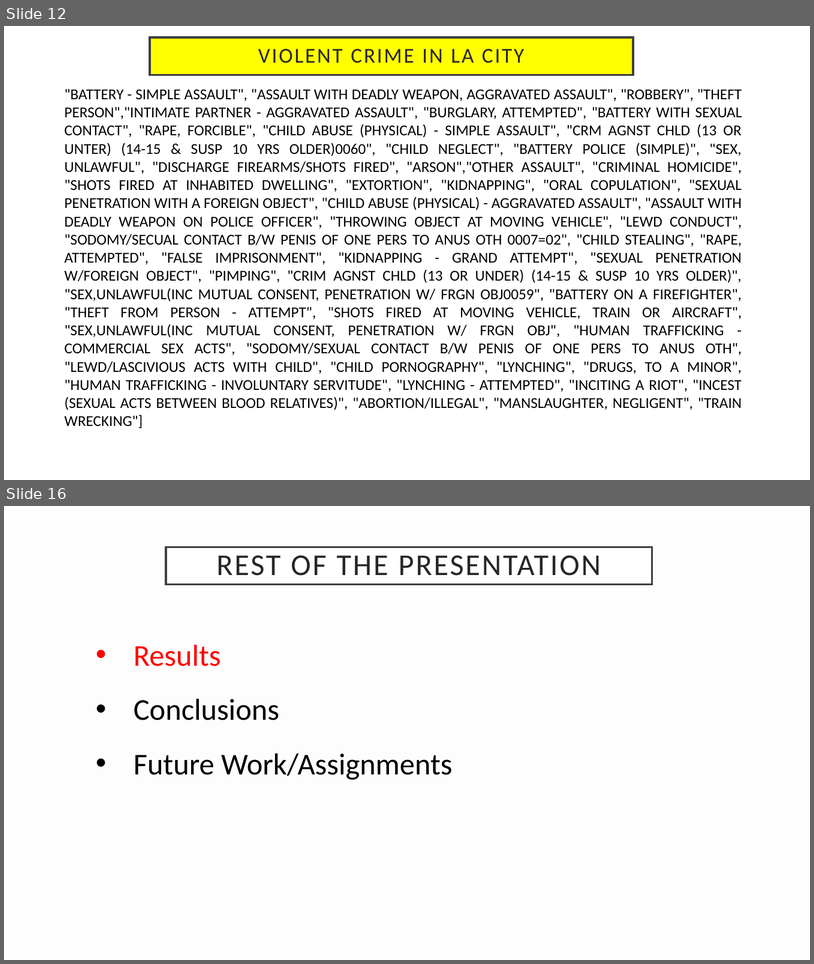
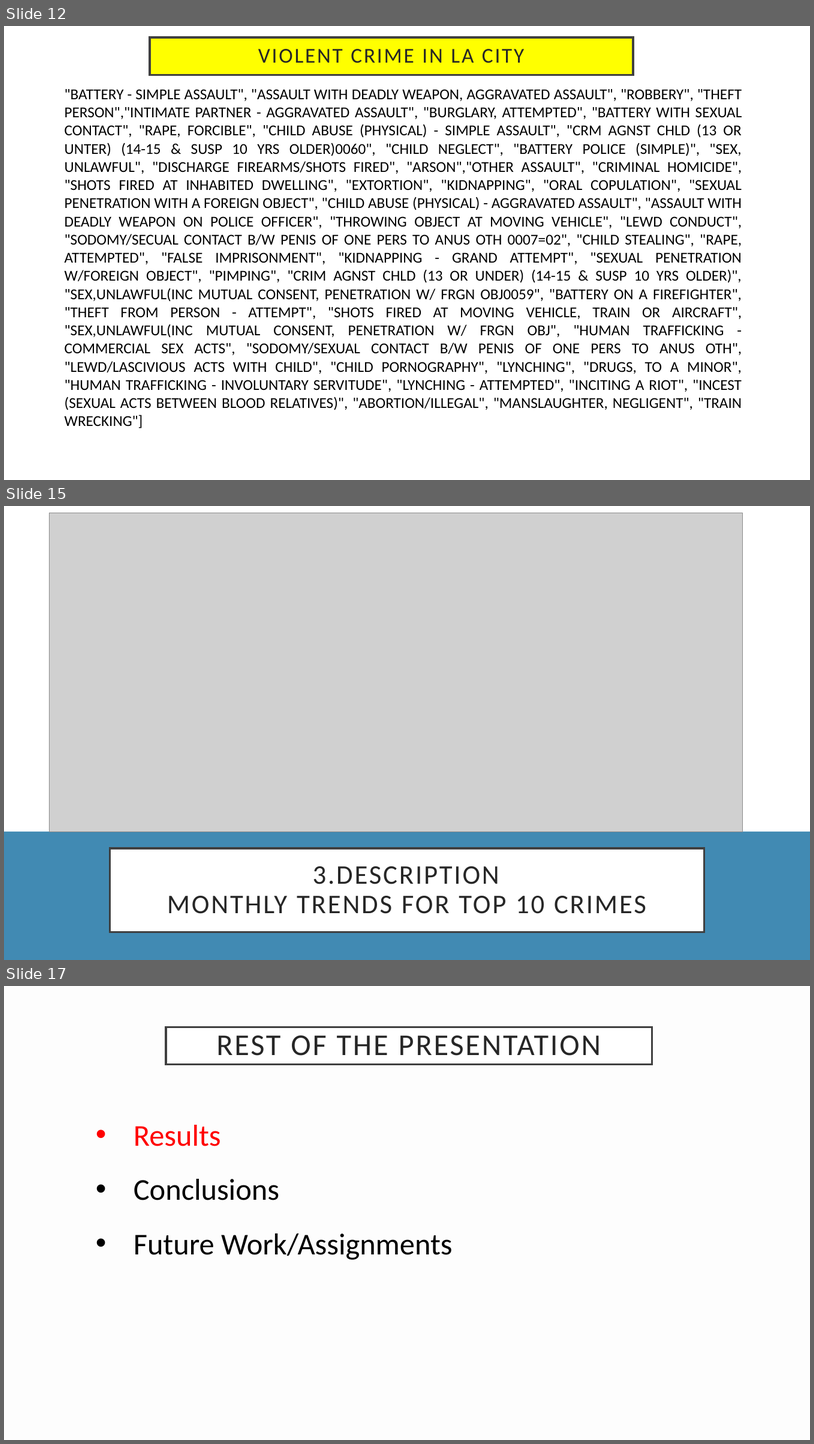
Before and after one commit to shrawantee/Project-Analysis-of-Violent-Crime-in-LA, a slide deck: Presentation/LACity Crime-Final Slides.pptx. Shown one above the other, each under a label of ours: slides 12 and 16 before the commit, slides 12, 15 and 17 after it; the slides between them are not shown. The pictures are 814x964 and 814x1444 pixels, drawn with LibreOffice and Linux fonts; fonts in the diff are those of the drawing; grey boxes stand for pictures. Boxes give left, top, right and bottom in pixels: in the first picture for what was removed or moved away, otherwise in the second. Text is boxed around its words. In the diff, an @@ line names an element or a change of style, - is before the commit and + after.

```diff
--- a/Presentation/LACity Crime-Final Slides.pptx
+++ b/Presentation/LACity Crime-Final Slides.pptx
@@ slide 15 added at [4, 506, 810, 960], background #418AB3 @@
@@ rectangle added at [4, 506, 810, 831], fill #FFFFFF @@
@@ picture added at [50, 513, 743, 831] @@
@@ title added at [110, 848, 705, 931], fill #FFFFFF, outline #404040 2.5 pt, 32 pt, text #262626 @@
+3.DESCRIPTION
+MONTHLY TRENDS FOR TOP 10 CRIMES
@@ what was slide 16 is now slide 17 @@
```
Also in this commit, not shown: 5 slides changed, 2 other slides added, 2 slides removed.
